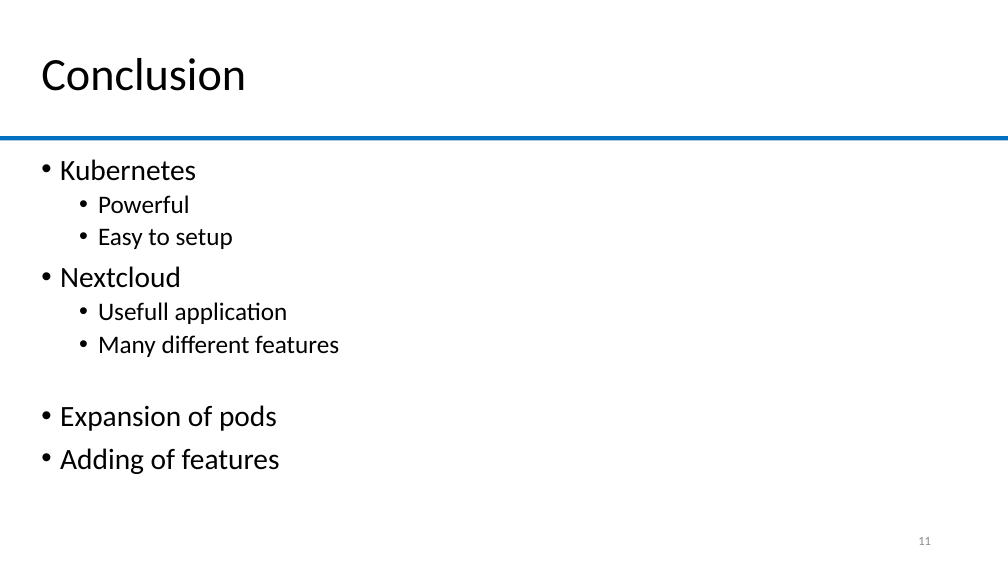
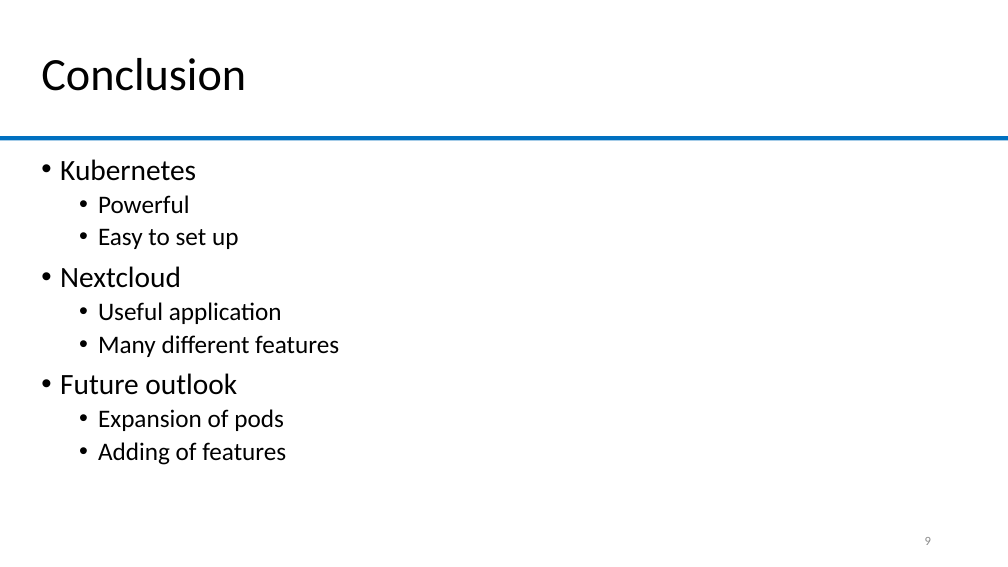
Before and after one commit to lolamtisch/BauCloCom_kubernetes, a slide deck: slide 9 of docu/Kubernetes_Nexcloud.pptx (slide 11 before the commit). Drawn at 1008x567 pixels with LibreOffice and Linux fonts; fonts in the diff are those of the drawing; background and template pictures are left out. Boxes give left, top, right and bottom in pixels: in the first picture for what was removed or moved away, otherwise in the second. Text is boxed around its words. In the diff, an @@ line names an element or a change of style, - is before the commit and + after.

```diff
--- a/docu/Kubernetes_Nexcloud.pptx
+++ b/docu/Kubernetes_Nexcloud.pptx
@@ text at [98,228,238,249]: spaces changed @@
-  • Easy to setup
+  • Easy to set up
@@ text at [98,302,282,324]: text changed @@
-  • Usefull application
+  • Useful application
@@ text at [60,373,237,395]: paragraph added @@
+• Future outlook
@@ text at [98,409,286,465]: size 28 to 24 pt in "Expansion of pods", "Adding of features"; list level 1 to 2 in "Expansion of pods"; list level 1 to 2 in "Adding of features" @@
@@ page number at [925,537,931,545]: text changed @@
-11
+9
```
Also in this commit, not shown: 3 other slides changed, 2 slides removed, 1 other file.
